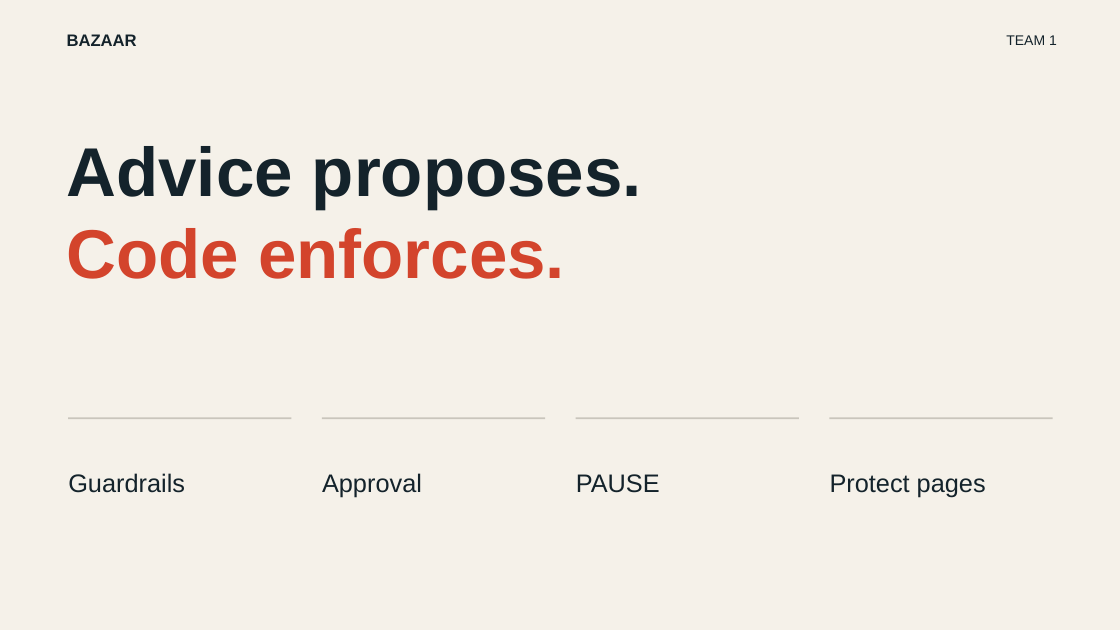
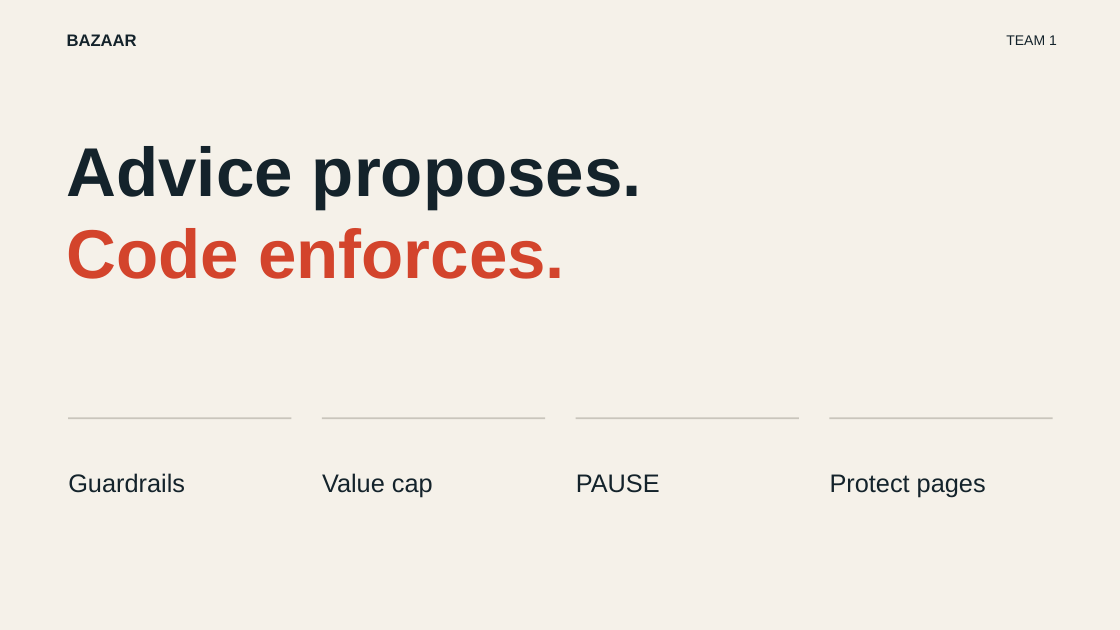
Before and after one commit to claude-hackaton-madrid-team-1/bazaar, a slide deck: slide 4 of docs/pitch/motion/deck.pptx. Drawn at 1120x630 pixels with LibreOffice and Linux fonts; fonts in the diff are those of the drawing. Boxes give left, top, right and bottom in pixels: in the first picture for what was removed or moved away, otherwise in the second. Text is boxed around its words. In the diff, an @@ line names an element or a change of style, - is before the commit and + after.

```diff
--- a/docs/pitch/motion/deck.pptx
+++ b/docs/pitch/motion/deck.pptx
@@ text at box(322, 473, 433, 497): text changed @@
-Approval
+Value cap
```
Also in this commit, not shown: 14 other files.
